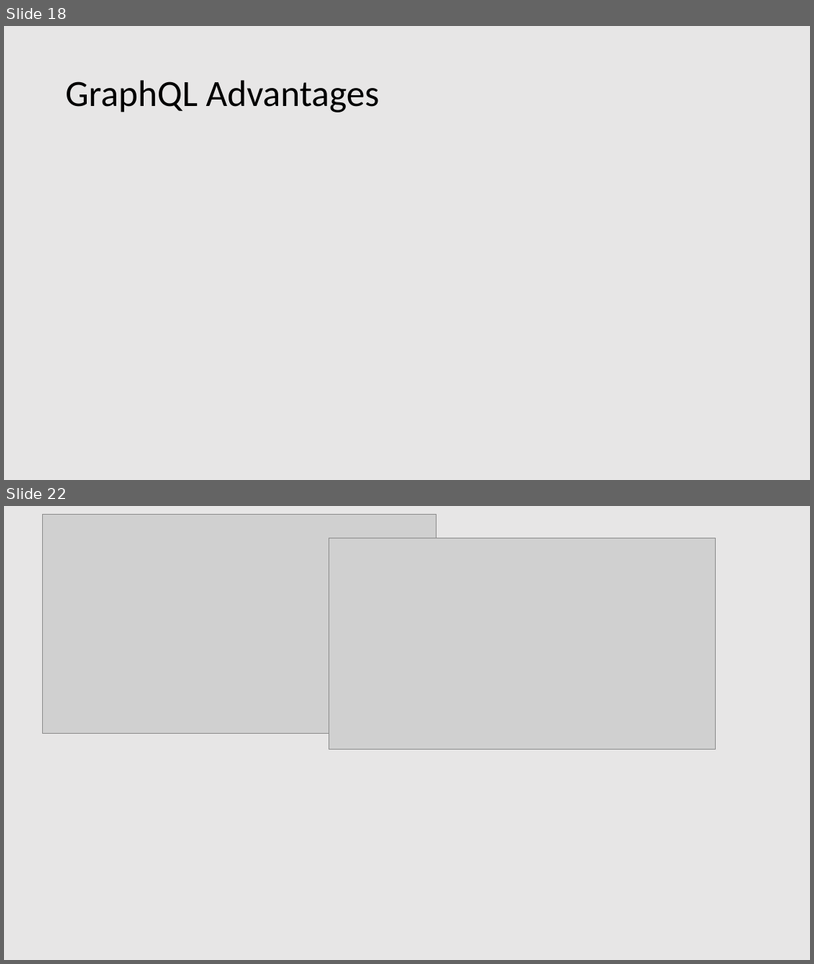
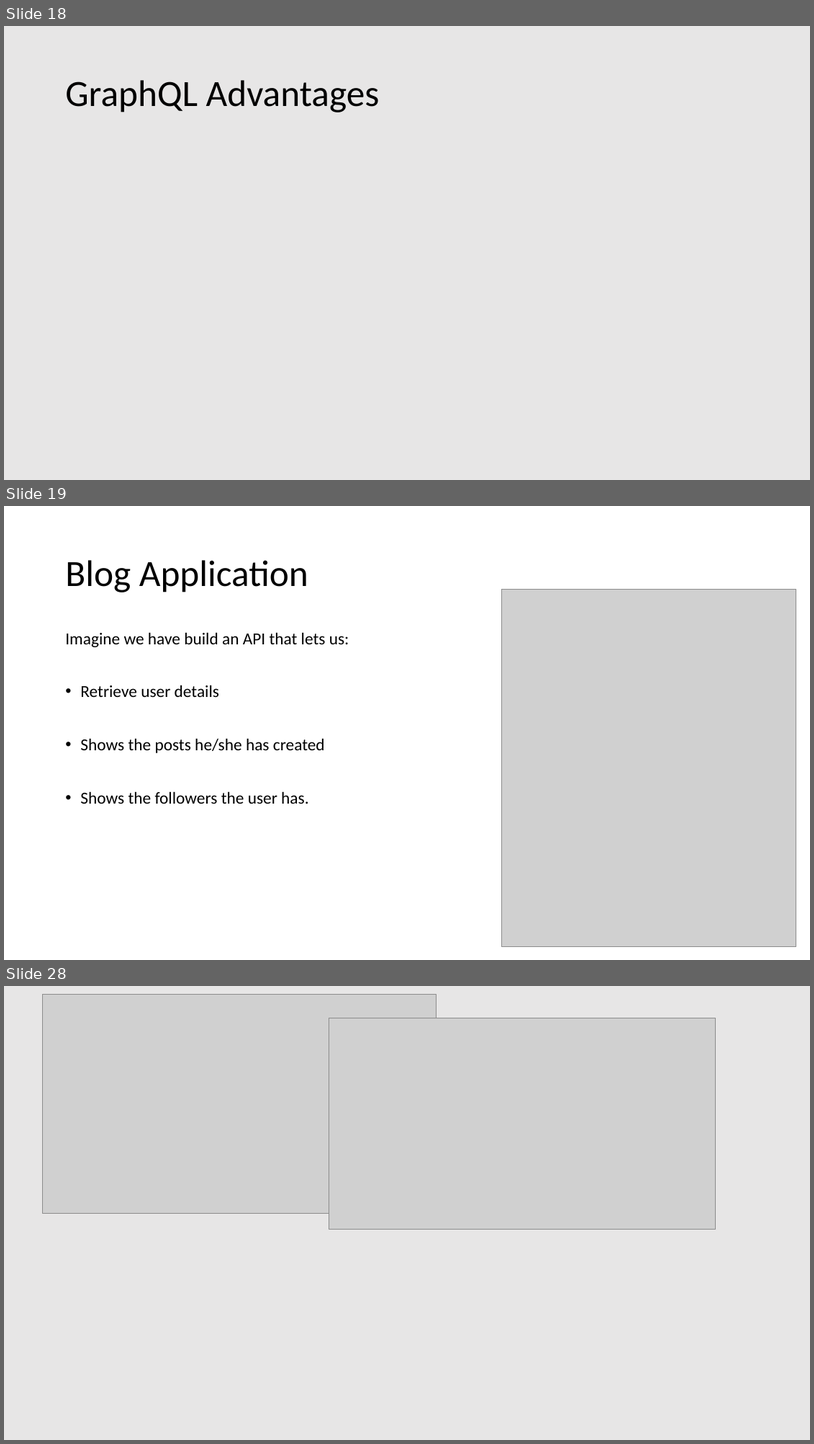
Before and after one commit to patelg123/graphql-presentation, a slide deck: current.pptx. Shown one above the other, each under a label of ours: slides 18 and 22 before the commit, slides 18, 19 and 28 after it; the slides between them are not shown. The pictures are 814x964 and 814x1444 pixels, drawn with LibreOffice and Linux fonts; fonts in the diff are those of the drawing; grey boxes stand for pictures. Boxes give left, top, right and bottom in pixels: in the first picture for what was removed or moved away, otherwise in the second. Text is boxed around its words. In the diff, an @@ line names an element or a change of style, - is before the commit and + after.

```diff
--- a/current.pptx
+++ b/current.pptx
@@ slide 19 added at (4, 506, 810, 960), background #FFFFFF @@
@@ title added at (65, 560, 309, 592), 44 pt, text #000000 @@
+Blog Application
@@ picture added at (502, 589, 797, 946) @@
@@ text added at (65, 632, 350, 803), 20 pt, text #000000 @@
+Imagine we have build an API that lets us:
+• Retrieve user details
+• Shows the posts he/she has created
+• Shows the followers the user has.
@@ what was slide 22 is now slide 28 @@
```
Also in this commit, not shown: 8 other slides added, 3 slides removed, 1 other file.
